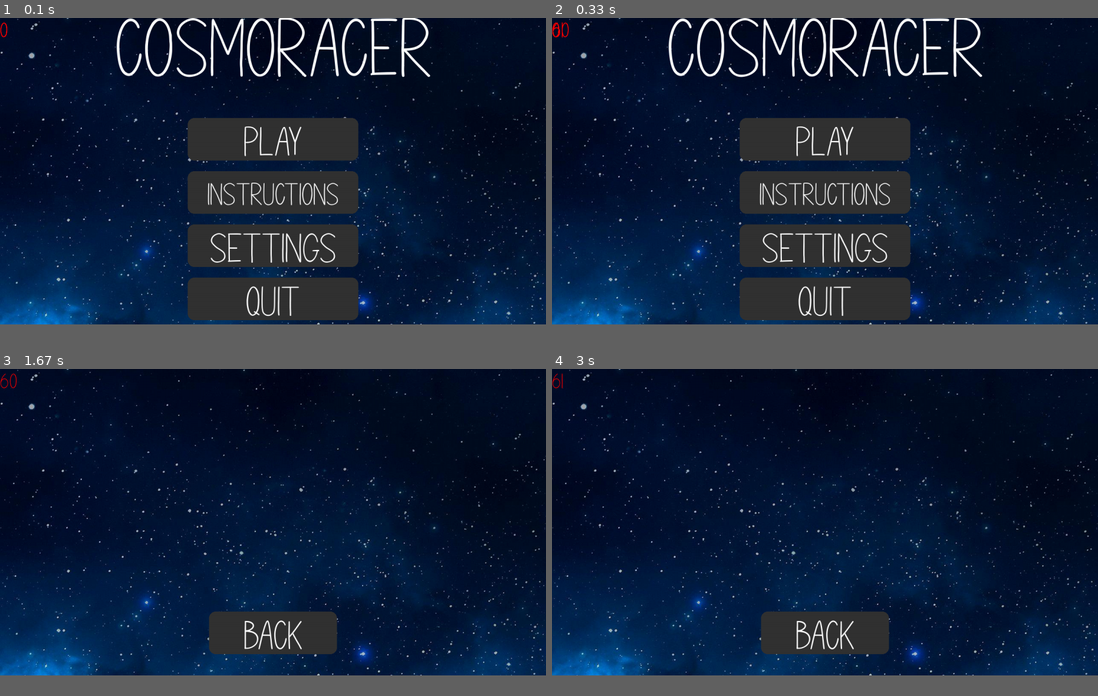
Above: before the commit, frames 1-4 (two rows, left to right).
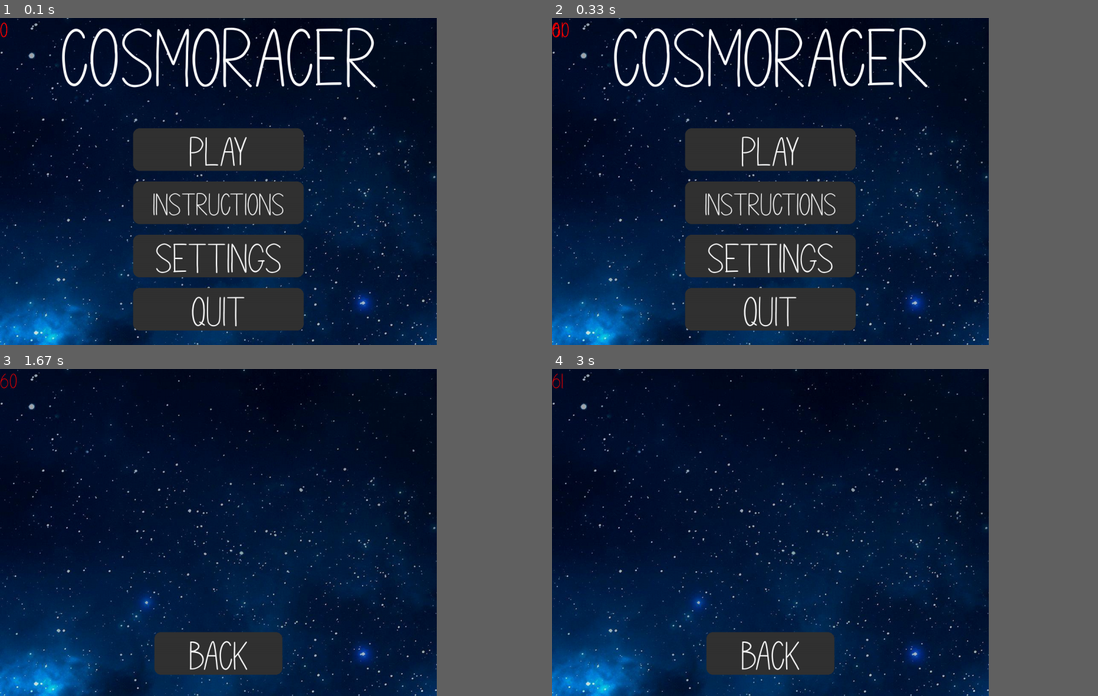
Above: after the commit, the same moments.

Repository: williamjamesj/pygame-project-williamjamesj
Game: pygame game, started from main.py
The game is run twice, just before and just after one commit, with the same random seed, the same clock (stepped at 60 frames per second) and the same inputs.
Inputs (mouse positions are in pixels of both pictures, inside the frame that each line leads up to):
- Up to frame 1 (0.1 s): no input
- Up to frame 2 (0.33 s): no input
- Up to frame 3 (1.67 s): click (218, 552) at 0.38 s
- Up to frame 4 (3 s): hold Left 2.17-2.7 s; hold Down from 2.73 s (still down)
The window is 900x506 before the commit and 720x540 after it. Grey fills any space a smaller window leaves; there, only what the larger window draws over its background counts as a difference.

The runs differ from the first frame. In frame 1, 29% of the frame differs, in the area x 0-100%, y 0-100%; in frame 2, 29%; in frame 3, 9.8%; in frame 4, 9.8%.

Commit message:
small cosmetic changes

Diff:
--- a/main.py
+++ b/main.py
@@ -11,12 +11,13 @@
 localisation.readtexts()
 print(globals.languagesdict)
 # Defaults to Fullscreen Resolution
-globals.screen = pygame.display.set_mode((0,0),pygame.FULLSCREEN|pygame.NOFRAME) # Both of these options ensure compatibility across systems.
+pygame.display.set_caption('Cosmoracer')
+pygame.display.set_icon(pygame.image.load("resources/spaceships/yellowspaceship/10.png"))
+globals.screen = pygame.display.set_mode((1024,768)) # Both of these options ensure compatibility across systems.
 # Retrieves the size of the fullscreen window, important for properly positioning things on the screen
 info = pygame.display.Info()
 globals.dimensions = [info.current_w, info.current_h] # Dimensions of the screen
 # Saves the current stage in the game
-pygame.display.set_caption('Pygame Assignment')
 pygame.init() # initializes all of the pygame functionality including fonts
 FPS = 60
 fpsClock = pygame.time.Clock()
